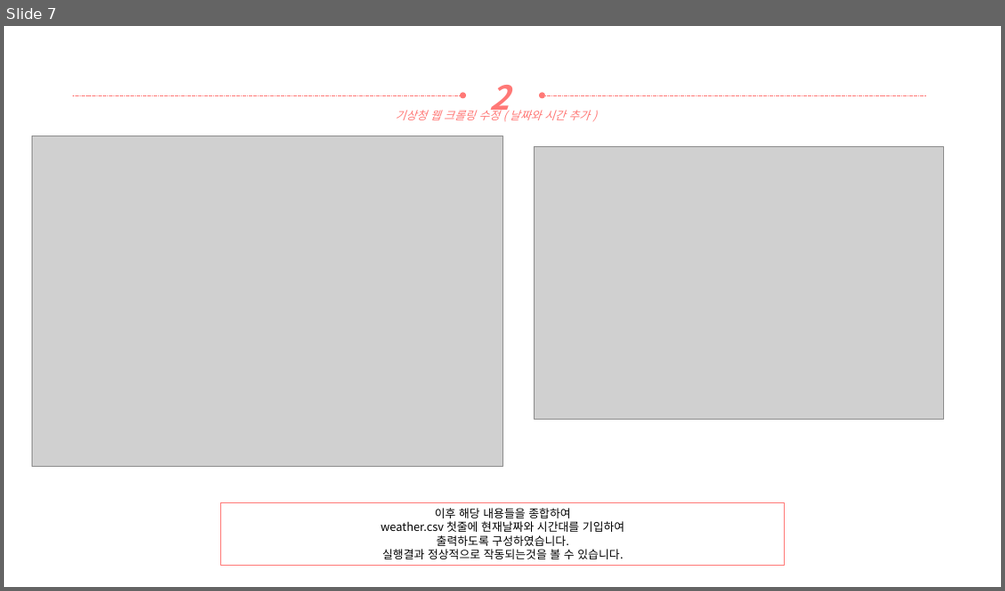
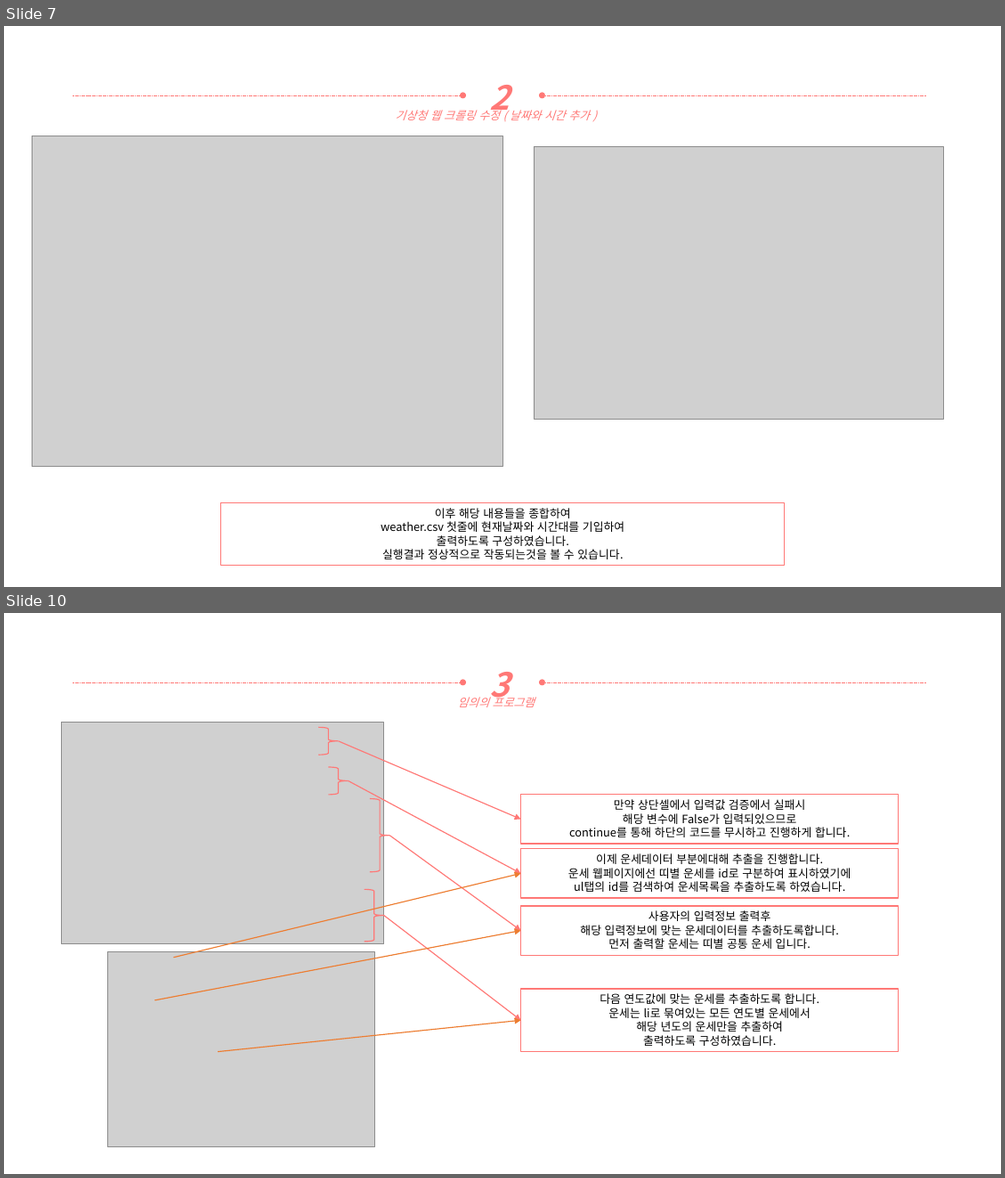
Before and after one commit to yooatom2200/Programing_Base_2, a slide deck: 3장/20164091-송희령-3주차 과제.pptx. Shown one above the other, each under a label of ours: slide 7 before the commit, slides 7 and 10 after it; the slides between them are not shown. The pictures are 1005x591 and 1005x1178 pixels, drawn with LibreOffice and Linux fonts; fonts in the diff are those of the drawing; grey boxes stand for pictures. Boxes give left, top, right and bottom in pixels: in the first picture for what was removed or moved away, otherwise in the second. Text is boxed around its words. In the diff, an @@ line names an element or a change of style, - is before the commit and + after.

```diff
--- a/3장/20164091-송희령-3주차 과제.pptx
+++ b/3장/20164091-송희령-3주차 과제.pptx
@@ slide 10 added at (4,613,1001,1174), background #FFFFFF @@
@@ arrow added from (73, 682) to (463, 682), #FF7876 0.5 pt dashed @@
@@ text added at (489,672,509,706), 32 pt, text #FF7876, bold, italic @@
+3
@@ arrow added from (926, 682) to (542, 682), #FF7876 0.5 pt dashed @@
@@ text added at (458,695,534,707), 11 pt, text #FF7876, italic @@
+임의의 프로그램
@@ picture added at (62,722,384,943) @@
@@ right brace added at (319,728,339,755), outline #FF7876 1 pt @@
@@ arrow added from (339, 741) to (521, 819), #FF7876 1 pt @@
@@ right brace added at (329,767,348,795), outline #FF7876 1 pt @@
@@ arrow added from (348, 780) to (521, 873), #FF7876 1 pt @@
@@ right brace added at (370,798,389,872), outline #FF7876 1 pt @@
@@ rectangle added at (521,795,898,844), outline #FF7876 1 pt, 11 pt, text #000000 @@
+만약 상단셀에서 입력값 검증에서 실패시
+해당 변수에 False가 입력되있으므로
+continue를 통해 하단의 코드를 무시하고 진행하게 합니다.
@@ arrow added from (390, 835) to (521, 930), #FF7876 1 pt @@
@@ rectangle added at (521,849,898,898), outline #FF7876 1 pt, 11 pt, text #000000 @@
+이제 운세데이터 부분에대해 추출을 진행합니다.
+운세 웹페이지에선 띠별 운세를 id로 구분하여 표시하였기에
+ul탭의 id를 검색하여 운세목록을 추출하도록 하였습니다.
@@ arrow added from (174, 957) to (521, 873), #ED7D31 1 pt @@
@@ right brace added at (364,889,384,941), outline #FF7876 1 pt @@
@@ rectangle added at (521,906,898,956), outline #FF7876 1 pt, 11 pt, text #000000 @@
+사용자의 입력정보 출력후
+해당 입력정보에 맞는 운세데이터를 추출하도록합니다.
+먼저 출력할 운세는 띠별 공통 운세 입니다.
@@ arrow added from (155, 1000) to (521, 930), #ED7D31 1 pt @@
@@ arrow added from (384, 915) to (521, 1020), #FF7876 1 pt @@
@@ picture added at (108,951,375,1146) @@
@@ rectangle added at (521,989,898,1051), outline #FF7876 1 pt, 11 pt, text #000000 @@
+다음 연도값에 맞는 운세를 추출하도록 합니다.
+운세는 li로 묶여있는 모든 연도별 운세에서
+해당 년도의 운세만을 추출하여
+출력하도록 구성하였습니다.
@@ arrow added from (218, 1051) to (521, 1020), #ED7D31 1 pt @@
```
Also in this commit, not shown: 4 other slides added, 2 other files.
